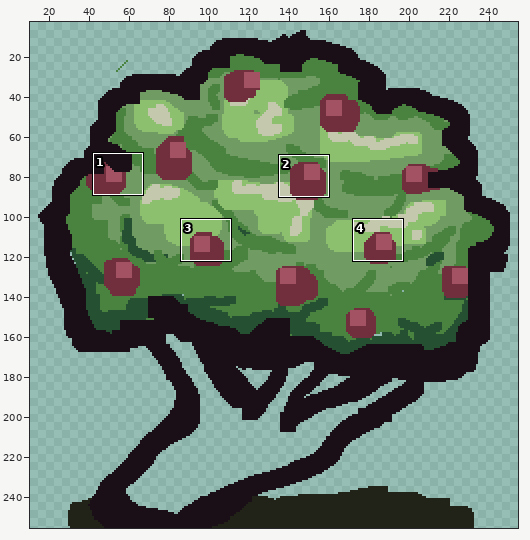
Pixel-art file: Aseprite/Trees.aseprite. The first picture is a wide view before the edit; the outline marks the close-up.
Close-up. Before the edit:
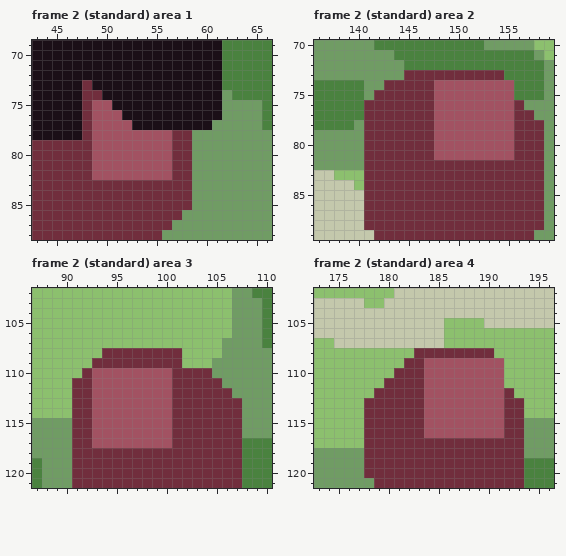
256x256 pixels, 5 frames. Shown: frame 2 (standard) area 1: x 43..66, y 69..88; frame 2 (standard) area 2: x 136..159, y 70..89; frame 2 (standard) area 3: x 87..110, y 102..121; frame 2 (standard) area 4: x 173..196, y 102..121. The wide view leaves out empty margins. The commit also changed other frames or places, which this record leaves out.
The same view after the edit:
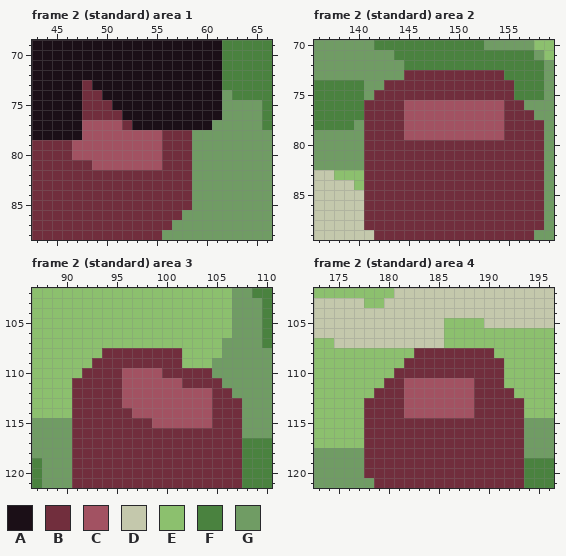
Palette (. is transparent): A #1b0f17  B #712e3d  C #a25262  D #c4c8ac  E #8cc06e  F #4a823f  G #709c64
Log entry: Treenimations Trees with shitty animations but it will have to do
Diff:
--- frame 2 (standard) area 1, layer "FRUIT/fruithl"
@@ x 45..58 @@
 74 AAABBAAAAAAAAA
-75 AAABCCAAAAAAAA
-76 AAABCCCAAAAAAA
-77 AAABCCCCAAAAAA
-78 AAABCCCCCCCCBB
-79 BBBBCCCCCCCCBB
-80 BBBBCCCCCCCCBB
-81 BBBBCCCCCCCCBB
-82 BBBBCCCCCCCCBB
+75 AAABBBAAAAAAAA
+76 AAABBBBAAAAAAA
+77 AAACCCCBAAAAAA
+78 AAACCCCCCCCBBB
+79 BBCCCCCCCCCBBB
+80 BBCCCCCCCCCBBB
+81 BBBBCCCCCCCBBB
+82 BBBBBBBBBBBBBB
 83 BBBBBBBBBBBBBB
--- frame 2 (standard) area 2, layer "FRUIT/fruithl"
@@ x 143..157 @@
 73 GGBBBBBBBBBBFFF
-74 BBBBBCCCCCCCCFF
-75 BBBBBCCCCCCCCFF
-76 BBBBBCCCCCCCCBG
-77 BBBBBCCCCCCCCBB
-78 BBBBBCCCCCCCCBB
-79 BBBBBCCCCCCCCBB
-80 BBBBBCCCCCCCCBB
-81 BBBBBCCCCCCCCBB
+74 BBBBBBBBBBBBBFF
+75 BBBBBBBBBBBBBFF
+76 BBCCCCCCCCCCBBG
+77 BBCCCCCCCCCCBBB
+78 BBCCCCCCCCCCBBB
+79 BBCCCCCCCCCCBBB
+80 BBBBBBBBBBBBBBB
+81 BBBBBBBBBBBBBBB
 82 BBBBBBBBBBBBBBB
--- frame 2 (standard) area 3, layer "FRUIT/fruithl"
@@ x 91..106 @@
 109 EEBBBBBBBBBEEEGG
-110 EBCCCCCCCCBBBBGG
-111 BBCCCCCCCCBBBBBG
-112 BBCCCCCCCCBBBBBB
-113 BBCCCCCCCCBBBBBB
-114 BBCCCCCCCCBBBBBB
-115 BBCCCCCCCCBBBBBB
-116 BBCCCCCCCCBBBBBB
-117 BBCCCCCCCCBBBBBB
+110 EBBBBCCCCBBBBBGG
+111 BBBBBCCCCCCBBBBG
+112 BBBBBCCCCCCCCCBB
+113 BBBBBCCCCCCCCCBB
+114 BBBBBBCCCCCCCCBB
+115 BBBBBBBBCCCCCCBB
+116 BBBBBBBBBBBBBBBB
+117 BBBBBBBBBBBBBBBB
 118 BBBBBBBBBBBBBBBB
--- frame 2 (standard) area 4, layer "FRUIT/fruithl"
@@ x 180..193 @@
 108 EEEBBBBBBBBEEE
-109 EEBBCCCCCCCCEE
-110 EBBBCCCCCCCCEE
-111 BBBBCCCCCCCCEE
-112 BBBBCCCCCCCCBE
-113 BBBBCCCCCCCCBB
-114 BBBBCCCCCCCCBB
-115 BBBBCCCCCCCCBB
-116 BBBBCCCCCCCCBB
+109 EEBBBBBBBBBBEE
+110 EBBBBBBBBBBBEE
+111 BBCCCCCCCBBBEE
+112 BBCCCCCCCBBBBE
+113 BBCCCCCCCBBBBB
+114 BBCCCCCCCBBBBB
+115 BBBBBBBBBBBBBB
+116 BBBBBBBBBBBBBB
 117 BBBBBBBBBBBBBB
Changed places in both close-ups, as pixel boxes (x1, y1, x2, y2):
changed: (72, 100, 172, 180)
changed: (404, 80, 514, 160)
changed: (92, 368, 212, 448)
changed: (404, 358, 504, 438)
